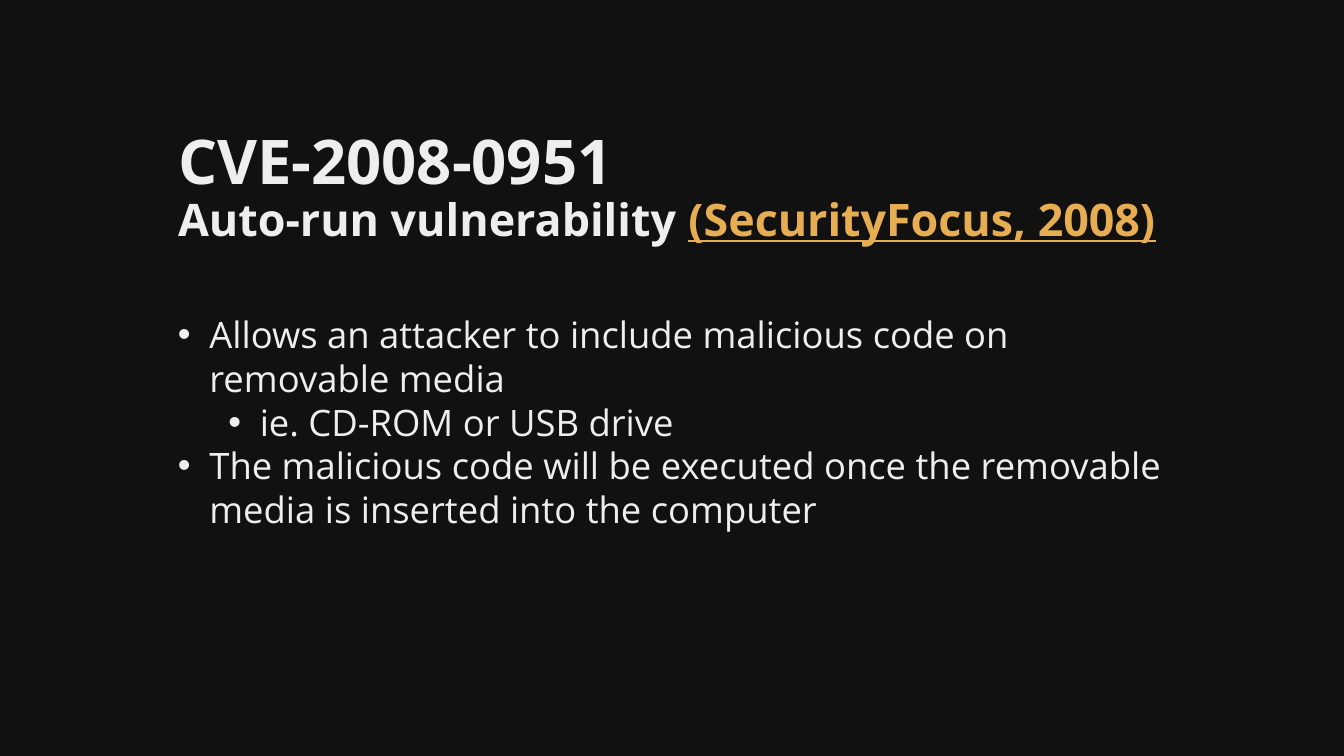
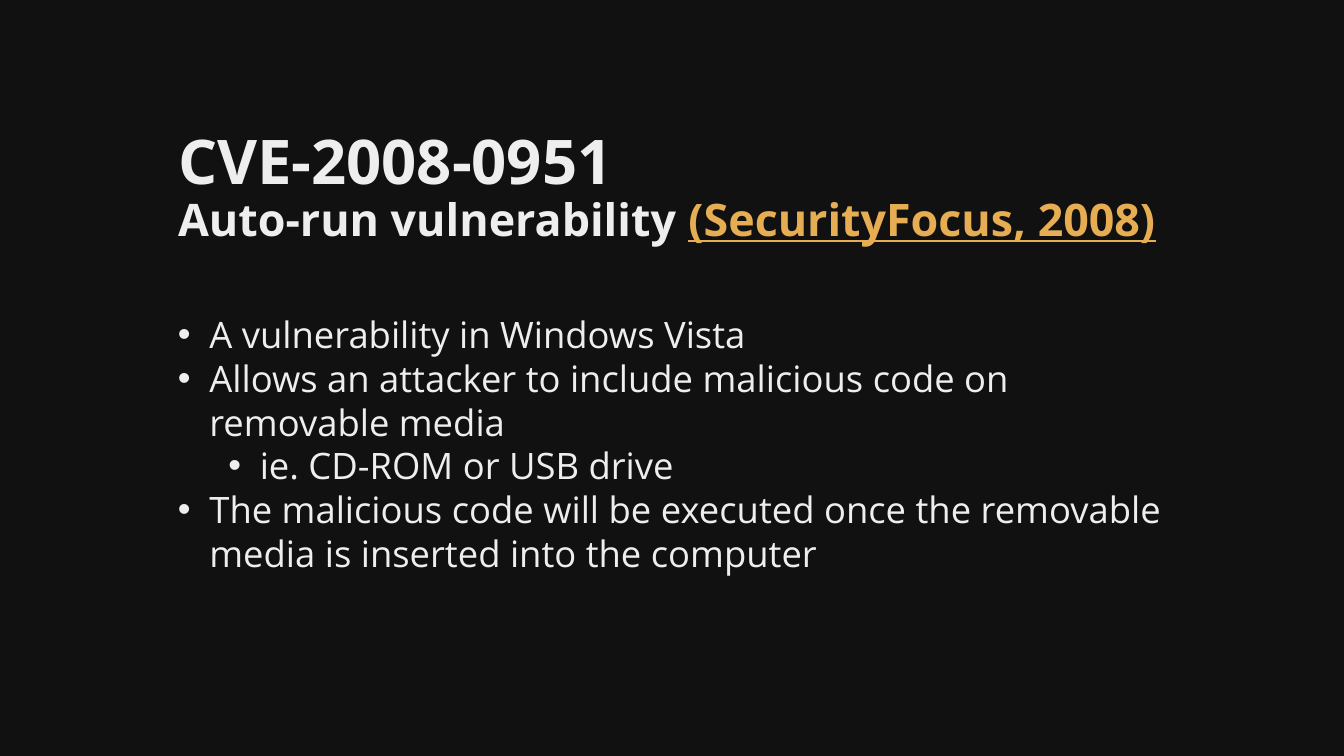
Before and after one commit to martymcflywa/ecu, a slide deck: slide 16 of year_1/sem_2/CSI1101_computer_security/0b_assignment_2_[22MAY15_0900]/dev/CSI1101_PONCE_A2_v01.pptx. Drawn at 1344x756 pixels with LibreOffice and Linux fonts; fonts in the diff are those of the drawing. Boxes give left, top, right and bottom in pixels: in the first picture for what was removed or moved away, otherwise in the second. Text is boxed around its words. In the diff, an @@ line names an element or a change of style, - is before the commit and + after.

```diff
--- a/year_1/sem_2/CSI1101_computer_security/0b_assignment_2_[22MAY15_0900]/dev/CSI1101_PONCE_A2_v01.pptx
+++ b/year_1/sem_2/CSI1101_computer_security/0b_assignment_2_[22MAY15_0900]/dev/CSI1101_PONCE_A2_v01.pptx
@@ text at box(209, 320, 745, 357): paragraph added @@
+• A vulnerability in Windows Vista
```
Also in this commit, not shown: 1 other slide changed, 13 slides added, 8 other files.
